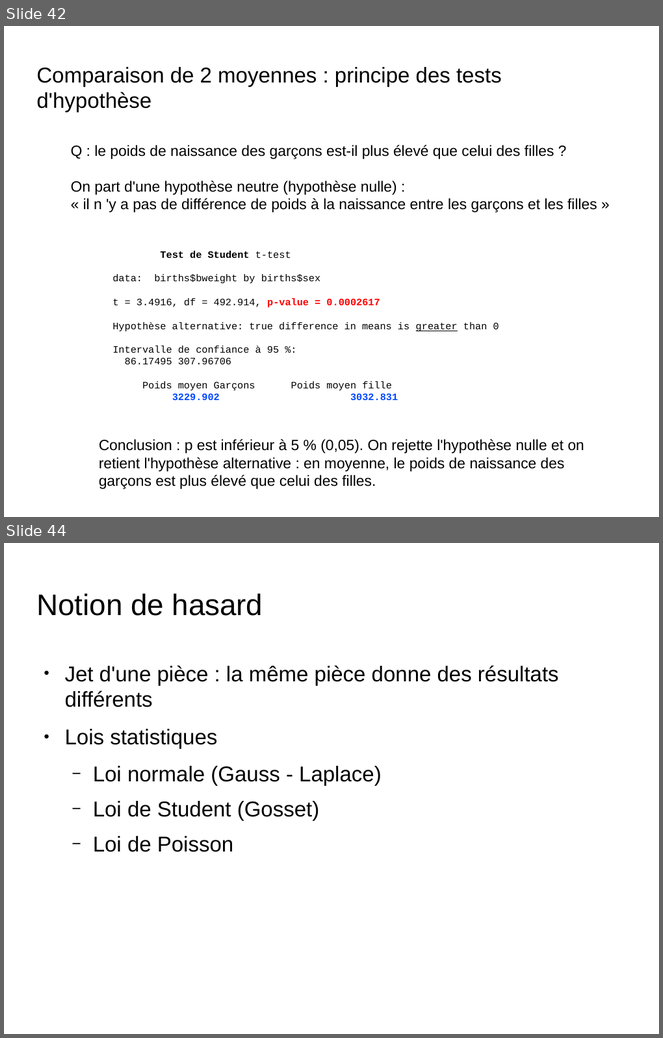
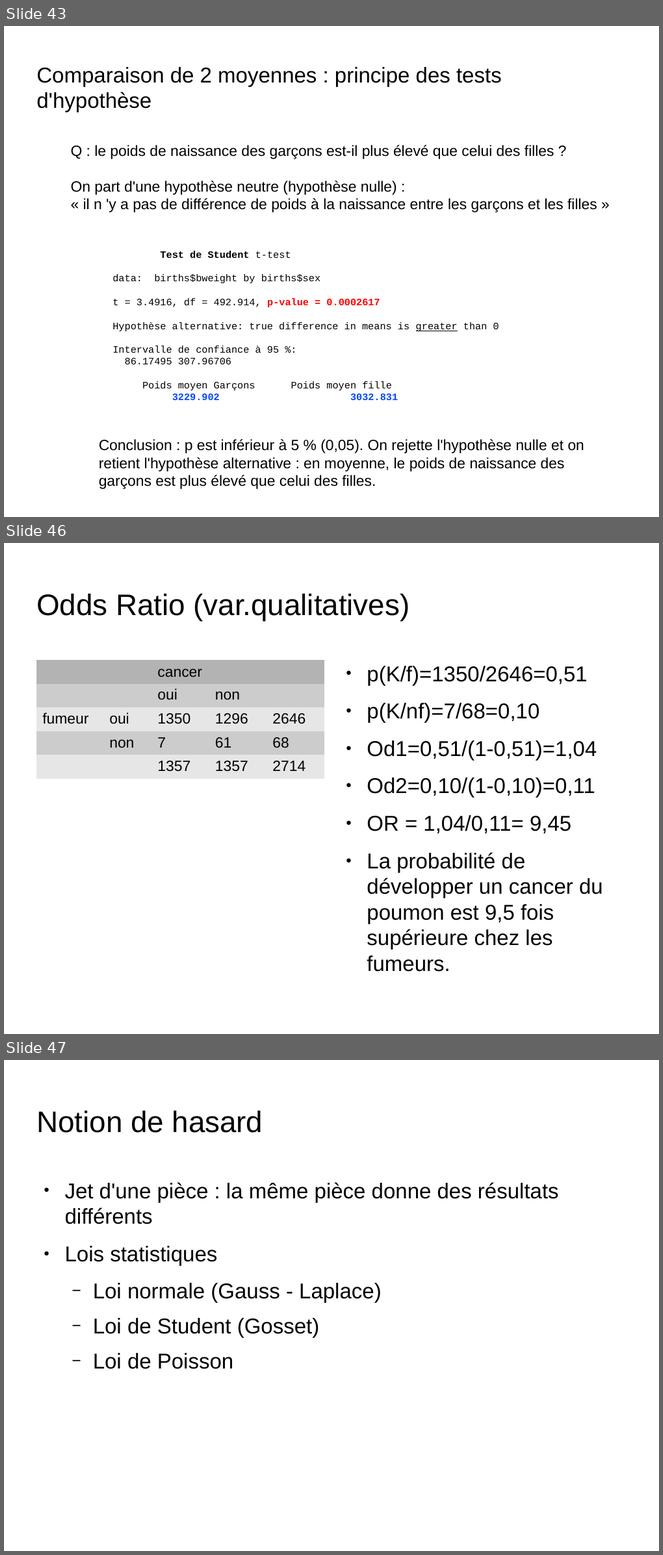
Before and after one commit to jcrb/Cours-Stat, a slide deck: IFSI/stat_et_ IFSI.odp. Shown one above the other, each under a label of ours: slides 42 and 44 before the commit, slides 43, 46 and 47 after it; the slides between them are not shown. The pictures are 663x1038 and 663x1555 pixels, drawn with LibreOffice and Linux fonts; fonts in the diff are those of the drawing; background and template pictures are left out. Boxes give left, top, right and bottom in pixels: in the first picture for what was removed or moved away, otherwise in the second. Text is boxed around its words. In the diff, an @@ line names an element or a change of style, - is before the commit and + after.

```diff
--- a/IFSI/stat_et_ IFSI.odp
+++ b/IFSI/stat_et_ IFSI.odp
@@ slide 46 added at (4,543,659,1034), background picture (left out) @@
@@ title added at (36,594,410,622), 36 pt, text #000000 @@
+Odds Ratio (var.qualitatives)
@@ table added at (36,660,325,774), 5 rows, 5 columns @@
+ |  | cancer |  | 
+ |  | oui | non | 
+fumeur | oui | 1350 | 1296 | 2646
+ | non | 7 | 61 | 68
+ |  | 1357 | 1357 | 2714
@@ text added at (367,666,603,950), 26 pt, text #000000 @@
+● p(K/f)=1350/2646=0,51
+● p(K/nf)=7/68=0,10
+● Od1=0,51/(1-0,51)=1,04
+● Od2=0,10/(1-0,10)=0,11
+● OR = 1,04/0,11= 9,45
+● La probabilité de développer un cancer du poumon est 9,5 fois supérieure chez les fumeurs.
@@ what was slide 42 is now slide 43 @@
@@ what was slide 44 is now slide 47 @@
```
Also in this commit, not shown: 5 slides changed, 2 other slides added, 10 other files.
